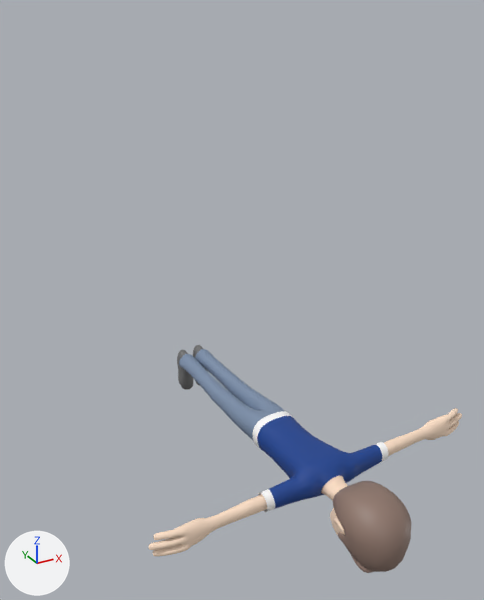
A saved change to the glTF model webxr/assets/rastin_3.glb.
Rendered twice from a 50 mm camera at (-1.23, -2.78, 1.68) aimed at (-0.09, -0.7, 0.65). The axes (+X, +Y, +Z) are drawn at lower left. The lights are the same throughout. Where no turn or scale is listed for an object, it has been applied to the vertices. Vertices at the same position are counted once.

Names of what the first picture shows: 'Character_Mesh', 'Hair1', 'Hair2', 'Pants', 'T-Shirt'.
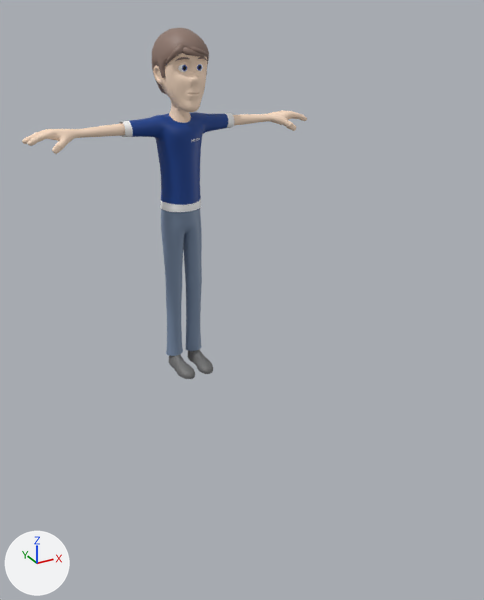
Where the newer file only moved an object's origin or applied its transform, the numbers keep the older frame.

Pixel boxes [x1, y1, x2, y2] of what changed, in the pictures (484 x 600 px; the box of a moved part takes in the faces that stretch with it):
'T-Shirt', reshaped (15% narrower): before [252, 411, 389, 512]; after [119, 112, 235, 212]
'Character_Mesh', recoloured, reshaped, turned: before [149, 345, 462, 556]; after [22, 53, 307, 379]
'Pants', reshaped, turned: before [179, 349, 284, 440]; after [161, 208, 202, 356]
'Hair1', recoloured, reshaped (27% narrower, 27% shorter): before [333, 481, 411, 572]; after [152, 28, 209, 94]
'Hair2', recoloured, reshaped: before [351, 555, 375, 573]; after [165, 44, 208, 65]
part 1 of me_plane_025, moved or reshaped: before [384, 408, 462, 456]; after [233, 110, 307, 131]
part 2 of me_plane_025, moved or reshaped: before [149, 494, 267, 556]; after [22, 123, 125, 154]
part 3 of me_plane_025, moved or reshaped: before [321, 476, 348, 535]; after [153, 53, 207, 123]
part 4 of me_plane_025, moved or reshaped: before [193, 345, 208, 386]; after [187, 350, 213, 374]
part 5 of me_plane_025, moved or reshaped: before [177, 350, 193, 390]; after [169, 355, 195, 379]

The change, as a list of edits to the scene's bpy script:
```text
Change mat_hair_001:
    where n0 = _N.new('ShaderNodeBsdfPrincipled'); n0.name = 'Principled BSDF'
    remove n0.inputs[0].default_value = (0.276, 0.185, 0.151, 1.0)  # 'Base Color', brown #8f776c
    add n2 = _N.new('ShaderNodeMix'); n2.name = 'Mix'
    add n2.data_type = 'RGBA'
    add n2.blend_type = 'MULTIPLY'
    add n2.inputs[0].default_value = 1.0  # 'Factor'
    add n2.inputs[7].default_value = (0.276, 0.185, 0.151, 1.0)  # 'B', brown #8f776c
    add n3 = _N.new('ShaderNodeVertexColor'); n3.name = 'Color Attribute'
    add _L.new(n2.outputs[2], n0.inputs[0])  # 'Result' to 'Base Color'
    add _L.new(n3.outputs[0], n2.inputs[6])  # 'Color' to 'A'
Change me_plane_025:
    where me_plane_025.from_pydata(...)  # 9301 vertices, 18376 faces; spans x -298.0..304.0, y -81.0..67.0, z -678.0..17.0
    used by ob_character_mesh; location = (0.0, 0.0, 0.0); rotation_euler = (-1.571, 0.0, 0.0), in degrees (-90, 0, 0); scale = (0.0023, 0.0023, 0.0023)
    me_plane_025 part 1: the loose piece of 1753 vertices spanning x 49.0..304.0, y -76.0..-21.0, z -521.0..-483.0 is multiplied about its middle by the matrix ((1.0, -0.019, -0.008), (-0.019, -0.997, 0.069), (-0.009, -0.069, -0.998)), then moved by (-2.0, 74.0, 1014.0)
    me_plane_025 part 2: the loose piece of 1753 vertices spanning x -298.0..-43.0, y -55.0..5.0, z -521.0..-484.0 is multiplied about its middle by the matrix ((1.0, -0.019, -0.008), (-0.019, -0.997, 0.069), (-0.009, -0.069, -0.998)), then moved by (-2.0, 33.0, 1017.0)
    me_plane_025 part 3: the loose piece of 3968 vertices spanning x -47.0..53.0, y -81.0..28.0, z -678.0..-515.0 is multiplied about its middle by the matrix ((1.0, -0.019, -0.008), (-0.019, -0.997, 0.069), (-0.009, -0.069, -0.998)), then moved by (-2.0, 26.0, 1203.0)
    me_plane_025 part 4: the loose piece of 217 vertices spanning x 11.0..44.0, y -35.0..65.0, z -18.0..17.0 is multiplied about its middle by the matrix ((1.0, -0.019, -0.001), (-0.019, -0.997, 0.069), (-0.002, -0.069, -0.998)), then moved by (-5.0, -16.0, 9.0)
    me_plane_025 part 5: the loose piece of 217 vertices spanning x -28.0..6.0, y -33.0..67.0, z -18.0..16.0 is multiplied about its middle by the matrix ((0.999, -0.02, -0.026), (-0.018, -0.997, 0.069), (-0.027, -0.068, -0.997)), then moved by (-14.0, -20.0, 10.0)
Change me_cube_004:
    where me_cube_004.from_pydata(...)  # 546 vertices, 1088 faces; spans x -0.108..0.122, y -1.575..-1.291, z -0.055..0.206
    me_cube_004 part 6: the whole mesh is multiplied about its middle by the matrix ((1.0, -0.008, 0.019), (-0.019, 0.069, 0.997), (-0.009, -0.998, 0.069)), then moved by (-0.003, 1.443, 1.381)
Change me_circle_012:
    where me_circle_012.from_pydata(...)  # 579 vertices, 1104 faces; spans x -0.086..0.102, y -1.522..-1.436, z -0.061..0.021
    me_circle_012 part 7: the whole mesh is multiplied about its middle by the matrix ((1.0, -0.008, 0.019), (-0.019, 0.069, 0.997), (-0.009, -0.998, 0.069)), then moved by (-0.005, 1.39, 1.516)
Change me_plane_024:
    used by ob_pants; location = (0.0, 0.0, 0.0); rotation_euler = (-1.571, 0.0, 0.0), in degrees (-90, 0, 0); scale = (0.0023, 0.0023, 0.0023)
    remove me_plane_024.from_pydata(...)  # 773 vertices, 1488 faces; spans x -39.0..46.0, y -61.0..3.0, z -362.0..-8.0
    add me_plane_024.from_pydata(...)  # 773 vertices, 1488 faces; spans x -46.0..42.0, y -11.0..52.0, z 19.0..373.0
    me_plane_024 part 8: 773 of 773 vertices moved; they spanned x -39.0..46.0, y -61.0..3.0, z -362.0..-8.0 and now span x -46.0..42.0, y -11.0..52.0, z 19.0..373.0; mean shift (-6.0, 44.0, 427.0); largest move (-36.0, -38.0, -361.0) -> (-39.0, 28.0, 372.0)
Change me_plane_022:
    where me_plane_022.from_pydata(...)  # 984 vertices, 1872 faces; spans x -0.265..0.277, y -1.223..-0.789, z -0.01..0.167
    me_plane_022 part 9: the whole mesh is multiplied about its middle by the matrix ((1.0, -0.008, 0.019), (-0.019, 0.069, 0.997), (-0.009, -0.998, 0.069)), then moved by (-0.006, 1.049, 0.952)
Change ob_character_mesh:
    ob_character_mesh.rotation_euler: (-1.571, 0.0, 0.0) -> (0.0, 0.0, 0.0)  # degrees (-90, 0, 0) -> degrees (0, 0, 0)
Change ob_pants:
    ob_pants.rotation_euler: (-1.571, 0.0, 0.0) -> (0.0, 0.0, 0.0)  # degrees (-90, 0, 0) -> degrees (0, 0, 0)
```
